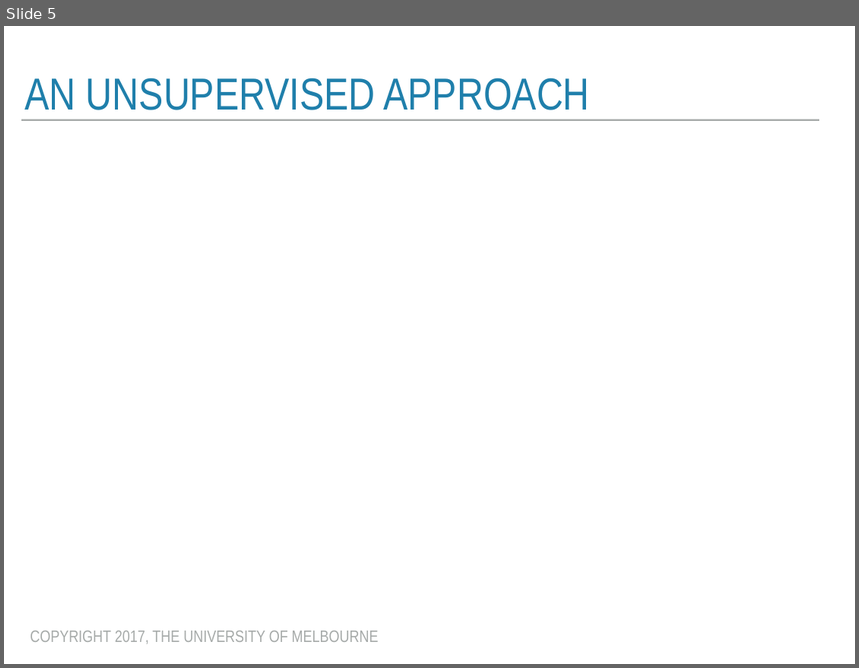
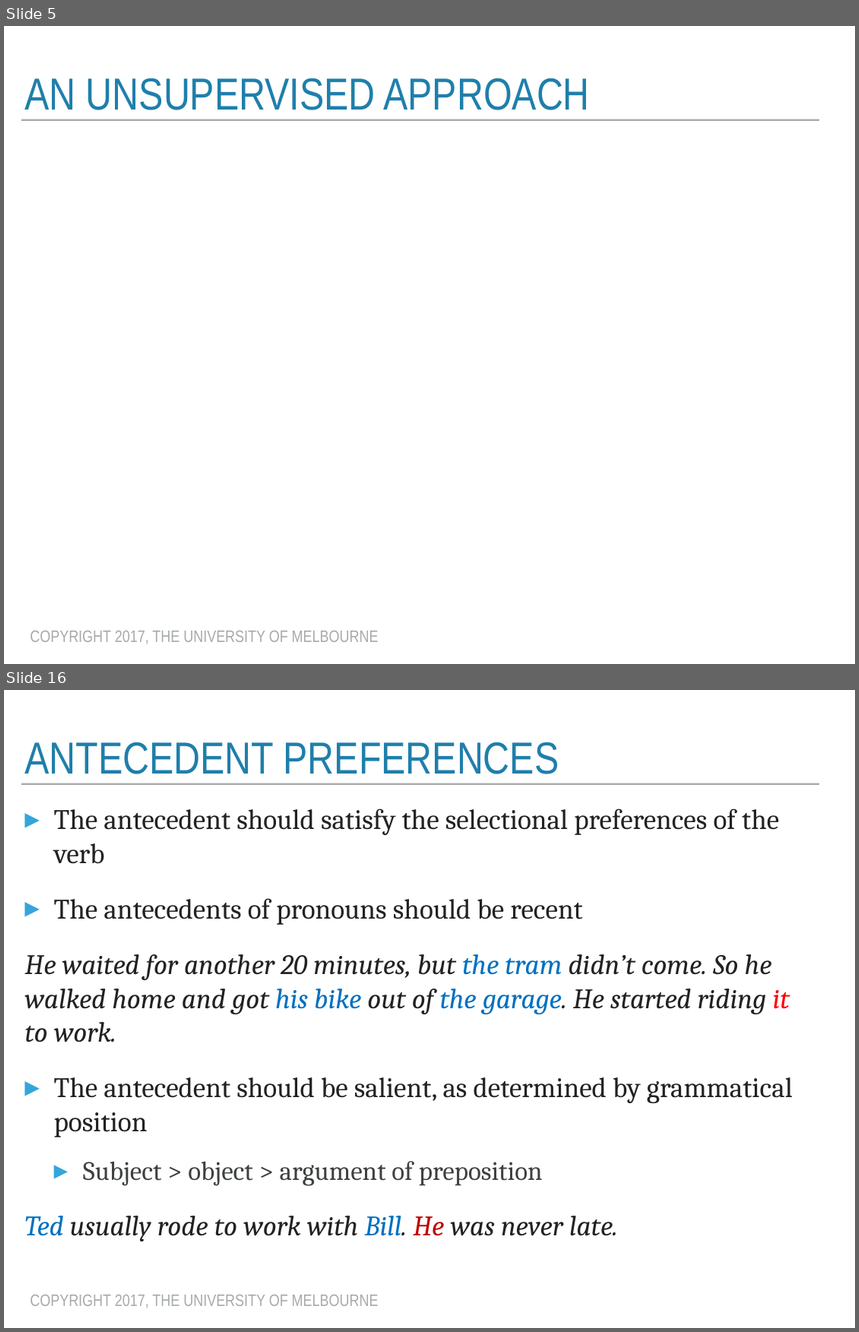
Before and after one commit to trevorcohn/comp90042, a slide deck: slides/WSTA_L13_discourse.pptx. Shown one above the other, each under a label of ours: slide 5 before the commit, slides 5 and 16 after it; the slides between them are not shown. The pictures are 859x668 and 859x1332 pixels, drawn with LibreOffice and Linux fonts; fonts in the diff are those of the drawing; grey boxes stand for pictures. Boxes give left, top, right and bottom in pixels: in the first picture for what was removed or moved away, otherwise in the second. Text is boxed around its words. In the diff, an @@ line names an element or a change of style, - is before the commit and + after.

```diff
--- a/slides/WSTA_L13_discourse.pptx
+++ b/slides/WSTA_L13_discourse.pptx
@@ slide 16 added at box(4, 690, 855, 1328), background #FFFFFF; not listed: 2 template elements that a slide beside it also shows @@
@@ title added at box(25, 742, 560, 774), 54 pt, text #1F7FAB @@
+ANTECEDENT PREFERENCES
@@ text added at box(25, 809, 793, 1242), 34 pt, text #222222 @@
+▸ The antecedent should satisfy the selectional preferences of the verb
+▸ The antecedents of pronouns should be recent
+He waited for another 20 minutes, but the tram didn’t come. So he walked home and got his bike out of the garage. He started riding it to work.
+▸ The antecedent should be salient, as determined by grammatical position
+  ▸ Subject > object > argument of preposition
+Ted usually rode to work with Bill. He was never late.
```
Also in this commit, not shown: 12 slides changed, 7 other slides added, 2 other files.
